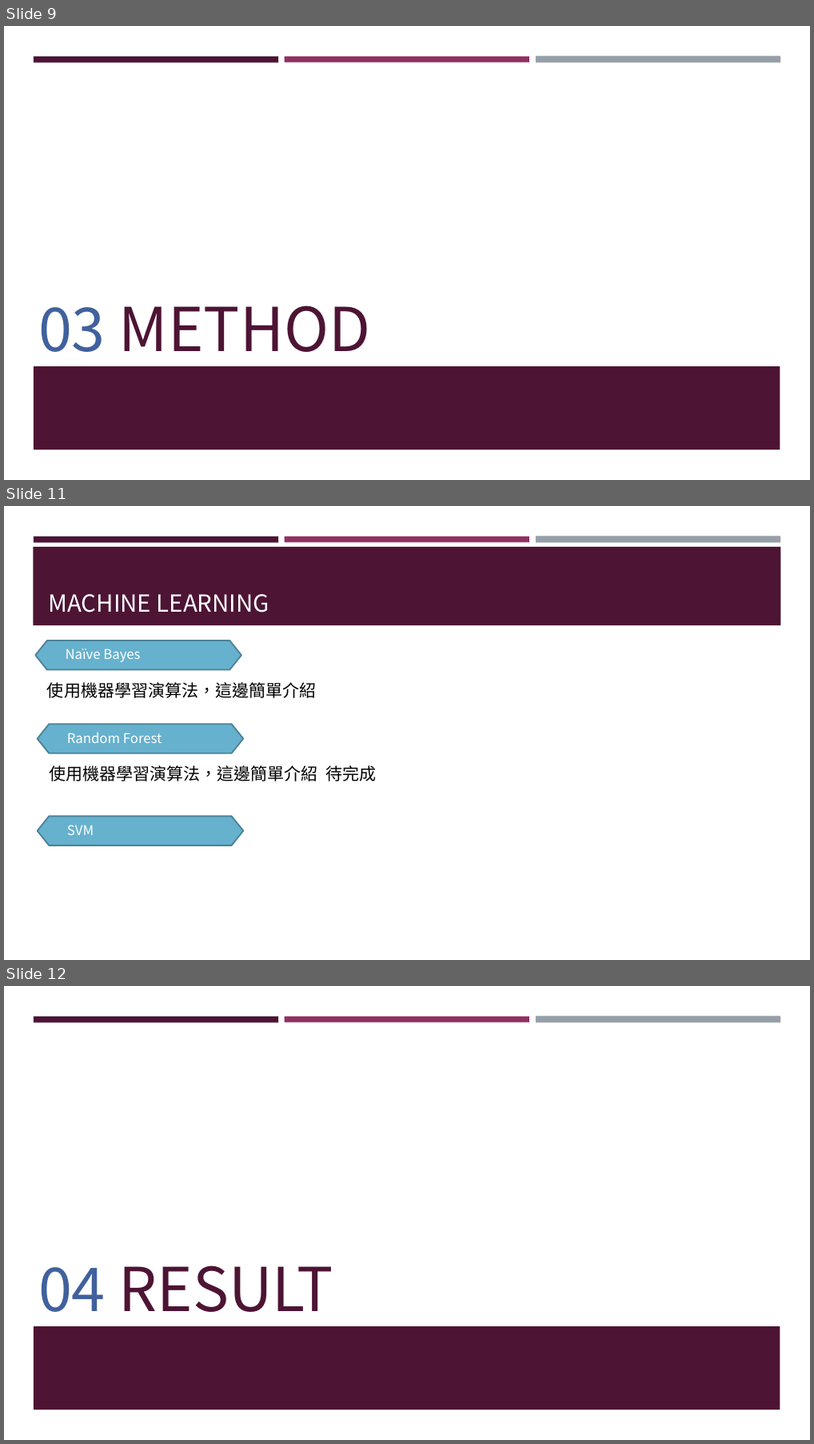
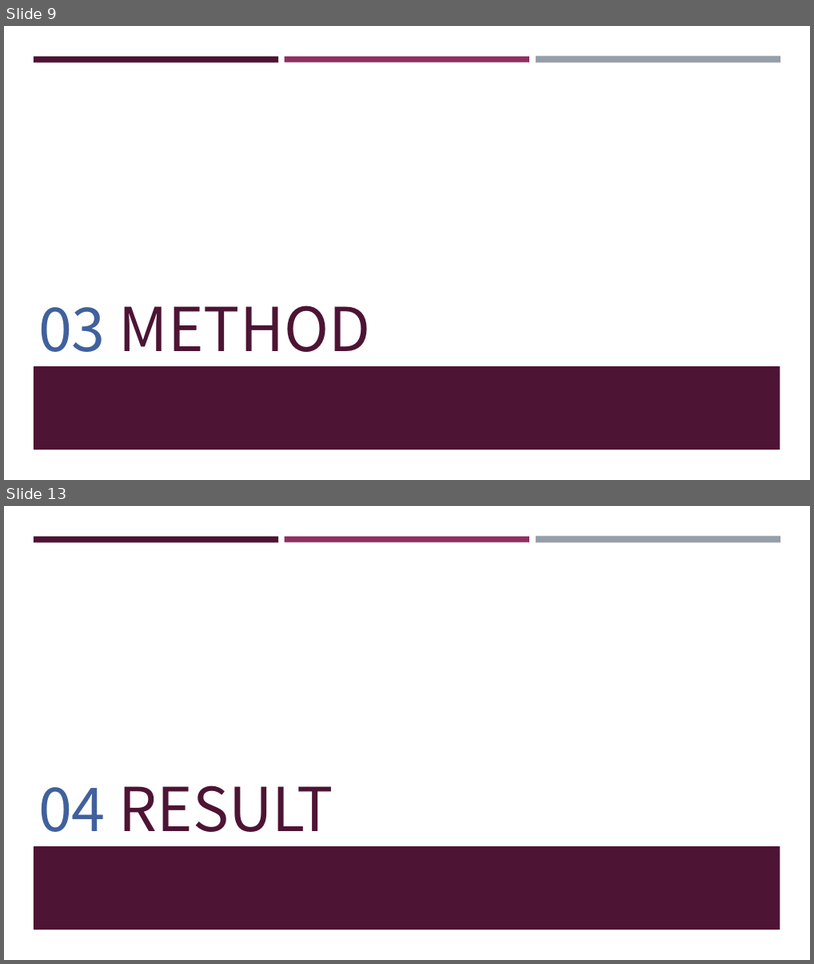
Before and after one commit to frankye1000/NYCU-DigitalMedicine, a slide deck: Case_Presentation_1/ppt/case1.pptx. Shown one above the other, each under a label of ours: slides 9, 11 and 12 before the commit, slides 9 and 13 after it; the slides between them are not shown. The pictures are 814x1444 and 814x964 pixels, drawn with LibreOffice and Linux fonts; fonts in the diff are those of the drawing. Boxes give left, top, right and bottom in pixels: in the first picture for what was removed or moved away, otherwise in the second. Text is boxed around its words. In the diff, an @@ line names an element or a change of style, - is before the commit and + after.

```diff
--- a/Case_Presentation_1/ppt/case1.pptx
+++ b/Case_Presentation_1/ppt/case1.pptx
@@ slide 11 removed at [4, 506, 810, 960], background #FFFFFF; not listed: 3 template elements that a slide beside it also shows @@
@@ rectangle removed at [33, 547, 782, 625] @@
@@ title removed at [49, 594, 270, 612] @@
-MACHINE LEARNING
@@ hexagon removed at [35, 640, 242, 669] @@
@@ text removed at [66, 648, 140, 662] @@
-Naïve Bayes
@@ text removed at [47, 682, 317, 698] @@
-使用機器學習演算法，這邊簡單介紹
@@ hexagon removed at [38, 724, 243, 753] @@
@@ text removed at [67, 732, 162, 743] @@
-Random Forest
@@ text removed at [49, 765, 376, 781] @@
-使用機器學習演算法，這邊簡單介紹 待完成
@@ hexagon removed at [38, 816, 243, 844] @@
@@ text removed at [67, 824, 94, 835] @@
-SVM
@@ what was slide 12 is now slide 13 @@
```
Also in this commit, not shown: 5 slides changed, 3 slides added, 3 other files.
